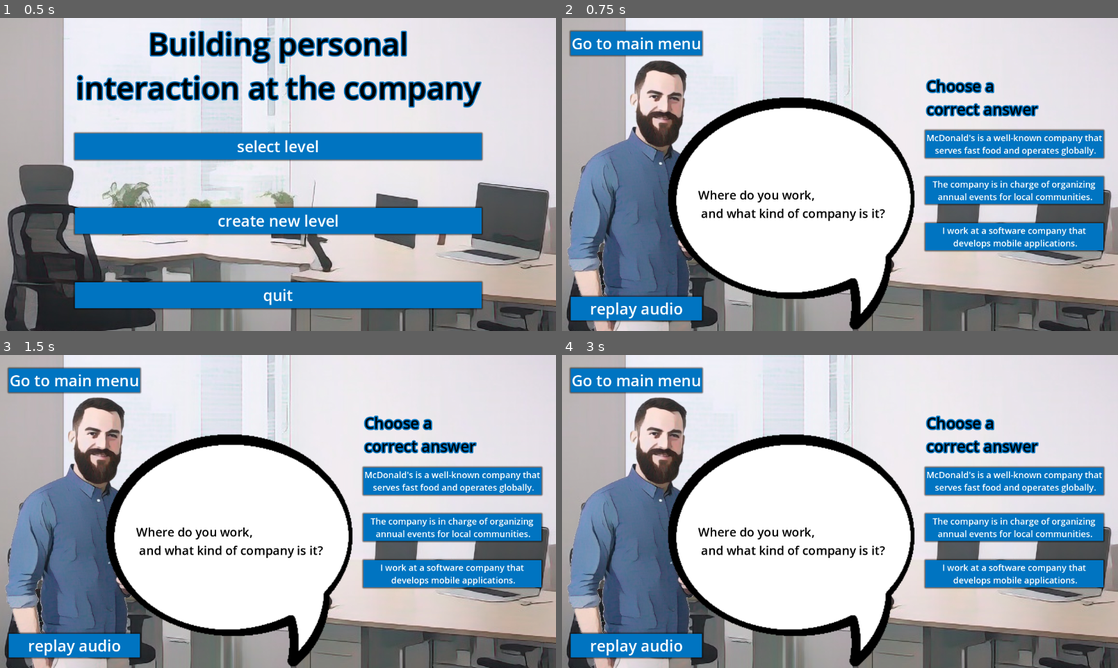
Above: before the commit, frames 1-4 (two rows, left to right).
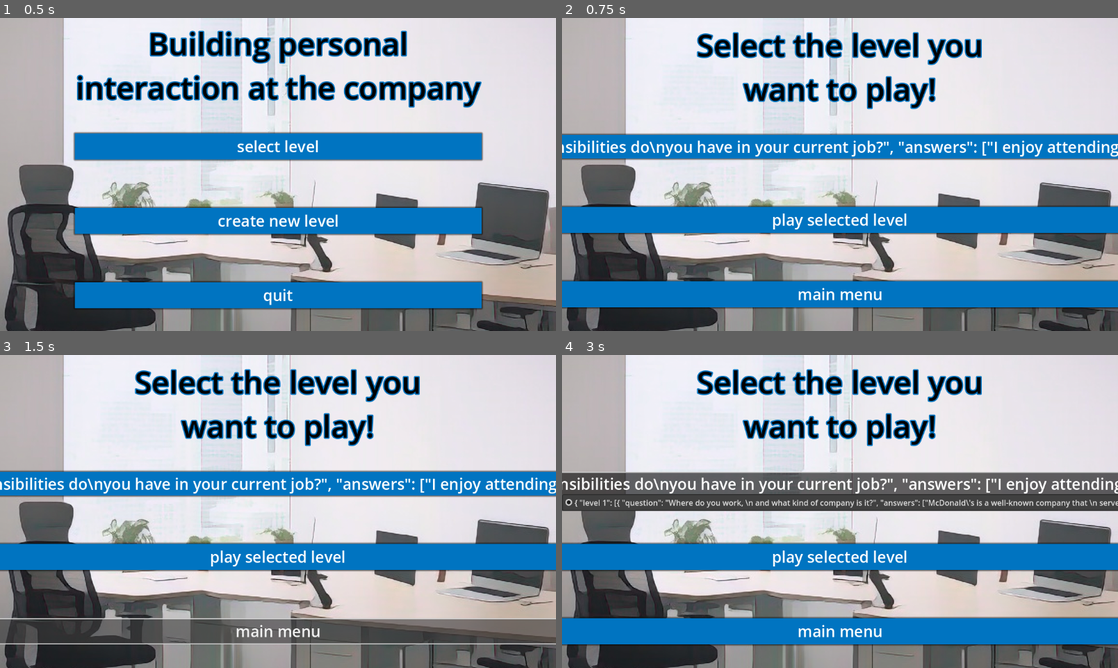
Above: after the commit, the same moments.

Repository: archibald-carrion/Conversational-english-serious-game
Game: Godot game, scene res://scenes/main_menu.tscn
The game is run twice, just before and just after one commit, with the same random seed, the same clock (stepped at 60 frames per second) and the same inputs.
Inputs (mouse positions are in pixels of both pictures, inside the frame that each line leads up to):
- Up to frame 1 (0.5 s): no input
- Up to frame 2 (0.75 s): click "select level" at 0.5 s
- Up to frame 3 (1.5 s): click (278, 630) at 1.25 s, where only the run after the commit has a clickable "main menu"
- Up to frame 4 (3 s): click (634, 380) at 2 s, where only the run before the commit has a clickable "Go to main menu"; click (840, 483) at 2.75 s, where only the run after the commit has a clickable "{ 'level 1': [{ 'question': '…"

Frame 1 is identical in both runs. In frame 2, 54% of the frame differs, in the area x 0-100%, y 3-100%; in frame 3, 53%; in frame 4, 58%.
Error after the commit: Invalid type in function 'add_item' in base 'OptionButton'. Cannot convert argument 1 from Dictionary to String. (res://scenes/read_levels.gd:16)

Commit message:
add partial implementation of the new implementation reading from txt file in JSON format

Diff:
--- a/Conversational-english-serious-game/scenes/list_levels.tscn
+++ b/Conversational-english-serious-game/scenes/list_levels.tscn
@@ -1,9 +1,11 @@
-[gd_scene load_steps=3 format=3 uid="uid://bqn5hel7ddhfs"]
+[gd_scene load_steps=4 format=3 uid="uid://bqn5hel7ddhfs"]
 
+[ext_resource type="Script" path="res://scenes/read_levels.gd" id="1_isbcx"]
 [ext_resource type="Texture2D" uid="uid://do88killt2mb7" path="res://assets/sprites/background.png" id="1_w31hh"]
 [ext_resource type="Theme" uid="uid://beqbc2rrm4rwi" path="res://themes/theme_01.theme" id="2_81i17"]
 
 [node name="ListLevels" type="Node2D"]
+script = ExtResource("1_isbcx")
 
 [node name="CanvasLayer" type="CanvasLayer" parent="."]
 
@@ -60,10 +62,8 @@
 theme_override_constants/margin_top = 50
 theme_override_constants/margin_bottom = 50
 
-[node name="play" type="Button" parent="CanvasLayer/VBoxContainer/MarginContainer"]
-custom_minimum_size = Vector2(100, 50)
+[node name="OptionButton" type="OptionButton" parent="CanvasLayer/VBoxContainer/MarginContainer"]
 layout_mode = 2
-text = "select level"
 
 [node name="MarginContainer4" type="MarginContainer" parent="CanvasLayer/VBoxContainer"]
 layout_mode = 2
@@ -75,7 +75,7 @@
 [node name="create_level" type="Button" parent="CanvasLayer/VBoxContainer/MarginContainer4"]
 custom_minimum_size = Vector2(100, 50)
 layout_mode = 2
-text = "create new level"
+text = "play selected level"
 
 [node name="MarginContainer2" type="MarginContainer" parent="CanvasLayer/VBoxContainer"]
 layout_mode = 2
@@ -87,4 +87,6 @@
 [node name="exit" type="Button" parent="CanvasLayer/VBoxContainer/MarginContainer2"]
 custom_minimum_size = Vector2(100, 50)
 layout_mode = 2
-text = "quit"
+text = "main menu"
+
+[connection signal="pressed" from="CanvasLayer/VBoxContainer/MarginContainer4/create_level" to="." method="_on_create_level_pressed"]
--- /dev/null
+++ b/Conversational-english-serious-game/scenes/read_levels.gd
@@ -0,0 +1,29 @@
+extends Node2D
+
+# Global variable to store the current level name
+var current_level
+
+# Called when the node enters the scene tree for the first time.
+func _ready():
+	# Read the levels from the levels.txt file
+	var file = FileAccess.open("res://levels.txt", FileAccess.READ)
+	var content = file.get_as_text()
+
+	# Parse the JSON content and add the levels to the OptionButton
+	var levels =  JSON.parse_string(content)
+	var option_button = $CanvasLayer/VBoxContainer/MarginContainer/OptionButton
+	for level in levels:
+		option_button.add_item(level)
+
+	# Set the current level to the first one in the list
+	current_level = levels[0]
+
+# when CanvasLayer/VBoxContainer/MarginContainer4/create_level is clicked, set the selected option of CanvasLayer/VBoxContainer/MarginContainer/OptionButton as the current level (need to be global to be access in other scenes)
+func _on_create_level_pressed():
+	var option_button = $CanvasLayer/VBoxContainer/MarginContainer/OptionButton
+	current_level = option_button.get_selected_text()
+
+
+# Called every frame. 'delta' is the elapsed time since the previous frame.
+func _process(delta):
+	pass
--- a/Conversational-english-serious-game/scripts/main_menu.gd
+++ b/Conversational-english-serious-game/scripts/main_menu.gd
@@ -10,7 +10,7 @@
 	pass
 
 func _on_play_pressed():
-	get_tree().change_scene_to_file("res://scenes/level_01.tscn")
+	get_tree().change_scene_to_file("res://scenes/list_levels.tscn")
 
 
 
Not shown, added: Conversational-english-serious-game/levels.txt
